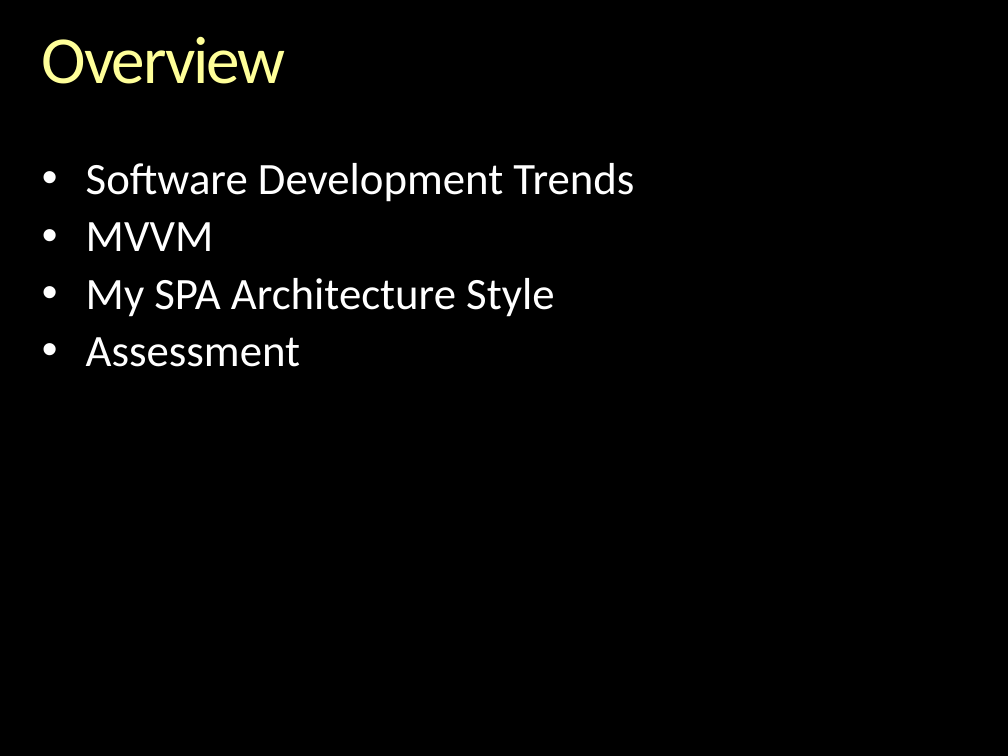
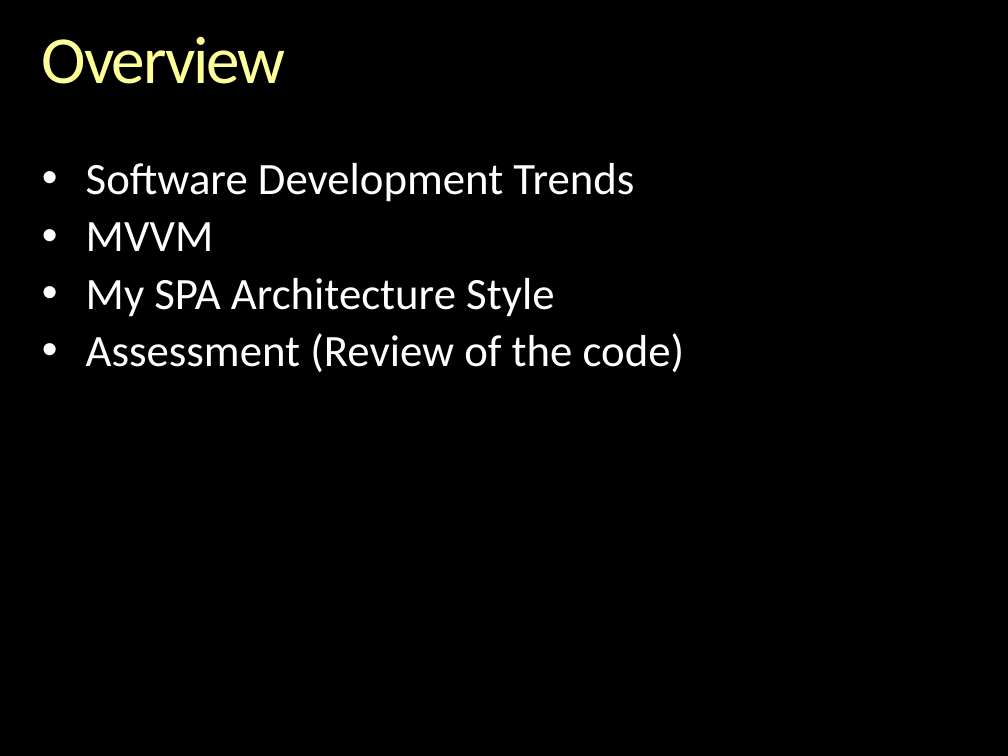
Before and after one commit to zoldello/mjjAlbumImageGallery, a slide deck: slide 2 of MySPAStyle.pptx. Drawn at 1008x756 pixels with LibreOffice and Linux fonts; fonts in the diff are those of the drawing; background and template pictures are left out. Boxes give left, top, right and bottom in pixels: in the first picture for what was removed or moved away, otherwise in the second. Text is boxed around its words. In the diff, an @@ line names an element or a change of style, - is before the commit and + after.

```diff
--- a/MySPAStyle.pptx
+++ b/MySPAStyle.pptx
@@ text at [86, 333, 685, 372]: text changed @@
-• Assessment
+• Assessment (Review of the code)
```
Also in this commit, not shown: 7 other slides changed.
